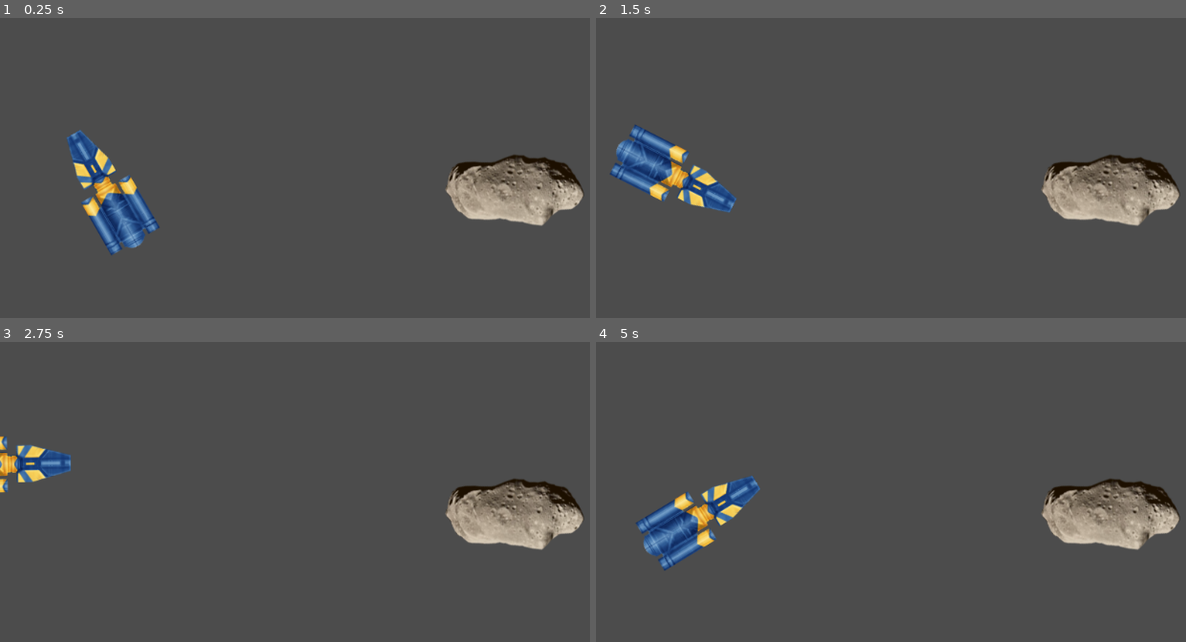
Above: before the commit, frames 1-4 (two rows, left to right).
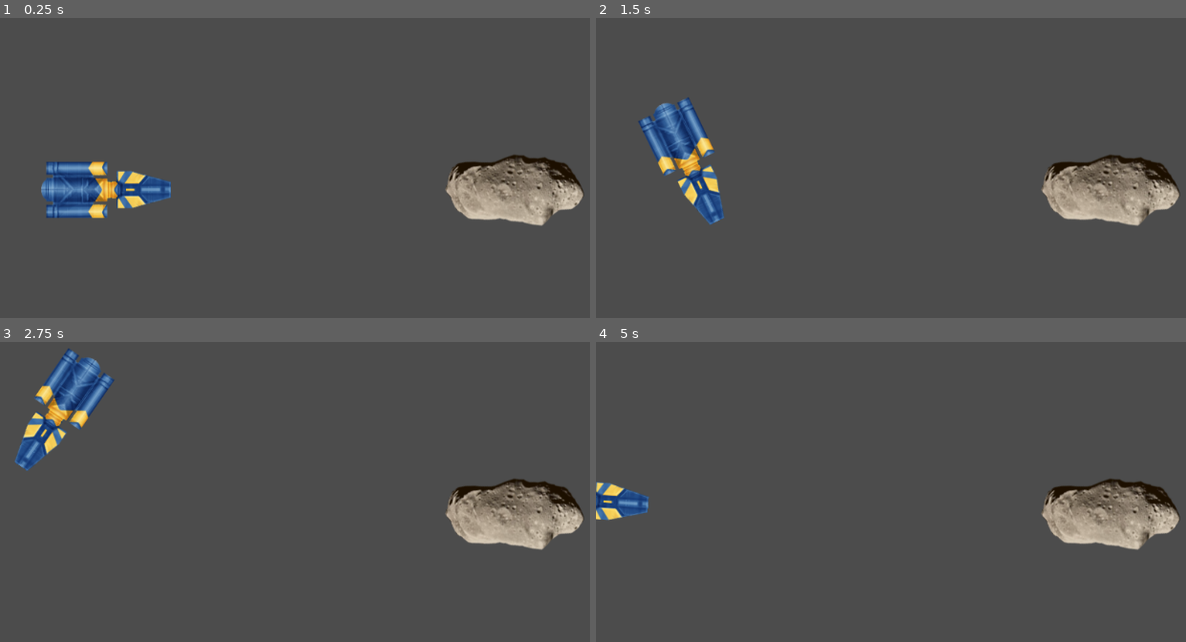
Above: after the commit, the same moments.

Repository: mroberti/raycasting
Game: Godot game, scene res://Scene_1.tscn
The game is run twice, just before and just after one commit, with the same random seed, the same clock (stepped at 60 frames per second) and the same inputs.
Inputs (mouse positions are in pixels of both pictures, inside the frame that each line leads up to):
- Up to frame 1 (0.25 s): no input
- Up to frame 2 (1.5 s): tap Enter at 0.5 s; move the mouse to (1144, 207) at 0.52 s; hold Right (ui_right) 0.53-1.28 s; move the mouse to (826, 252) at 1.27 s; hold Down (ui_down) from 1.28 s (still down)
- Up to frame 3 (2.75 s): move the mouse to (460, 456) at 2.02 s; release Down (ui_down) at 2.03 s; hold Right (ui_right) from 2.03 s (still down)
- Up to frame 4 (5 s): move the mouse to (outside the picture) at 2.77 s; release Right (ui_right) at 2.78 s; hold Up (ui_up) 2.78-3.53 s; move the mouse to (outside the picture) at 3.52 s; hold Left (ui_left) from 3.53 s (still down); move the mouse to (749, 486) at 4.27 s

The runs differ from the first frame. In frame 1, 4.5% of the frame differs, in the area x 6-29%, y 37-79%; in frame 2, 4.2%; in frame 3, 3.7%; in frame 4, 3.8%.

Commit message:
Added example from Node Player
Added 2D player object. Hope it works.

Diff:
--- a/Player.gd
+++ b/Player.gd
@@ -1,19 +1,30 @@
 extends KinematicBody2D
 
 export (int) var speed = 200
+export (float) var rotation_speed = 1.5
 
 var velocity = Vector2()
+var rotation_dir = 0
 
 func get_input():
-	look_at(get_global_mouse_position())
+	rotation_dir = 0
 	velocity = Vector2()
+	if Input.is_action_pressed("ui_right"):
+		rotation_dir += 1
+	if Input.is_action_pressed("ui_left"):
+		rotation_dir -= 1
 	if Input.is_action_pressed("ui_down"):
 		velocity = Vector2(-speed, 0).rotated(rotation)
 	if Input.is_action_pressed("ui_up"):
 		velocity = Vector2(speed, 0).rotated(rotation)
 
 func _physics_process(delta):
+	if $RayCast2D.is_colliding():
+		print("Colliding!",Time.get_time_string_from_system())
+		print($RayCast2D.get_collider().name)
+
 	get_input()
+	rotation += rotation_dir * rotation_speed * delta
 	velocity = move_and_slide(velocity)
 
-# Form https://docs.godotengine.org/en/3.2/tutorials/2d/2d_movement.html
+# Form https://docs.godotengine.org/en/3.5/tutorials/2d/2d_movement.html
--- /dev/null
+++ b/Player/Player.gd
@@ -0,0 +1,59 @@
+class_name Player
+extends KinematicBody2D
+
+export var speed := 1000.0
+export var drag := 4.0
+
+var _velocity := Vector2.ZERO
+
+onready var _weapon := get_node_or_null("Weapon")
+
+onready var _sprite := $Sprite
+onready var _animation_player := $AnimationPlayer
+
+onready var _flame_main := $Sprite/FlameMain
+onready var _flame_left := $Sprite/FlameLeft
+onready var _flame_right := $Sprite/FlameRight
+
+
+func _physics_process(_delta: float) -> void:
+	var direction := Vector2(Input.get_action_strength("ui_right") - Input.get_action_strength("ui_left"), Input.get_action_strength("ui_down") - Input.get_action_strength("ui_up")).normalized()
+
+	var desired_velocity := direction * speed
+	var steering := desired_velocity - _velocity
+	_velocity += steering / drag
+	_velocity = _velocity.clamped(speed)
+
+	_velocity = move_and_slide(_velocity, Vector2.UP, false, 4, PI / 4, false)
+
+	_sprite.rotation = _velocity.angle() + PI / 2
+	if _weapon:
+		_weapon.rotation = _sprite.rotation
+
+	# Updating flames
+	var speed_rate := _velocity.length() / speed
+
+	_flame_main.scale = Vector2.ONE * speed_rate
+	_flame_left.scale = Vector2.ONE * speed_rate * 0.35
+	_flame_right.scale = Vector2.ONE * speed_rate * 0.35
+
+
+func take_damage() -> void:
+	start_blink(false)
+
+
+func start_blink(loop := false) -> void:
+	_animation_player.get_animation("blink").set_loop(loop)
+	_animation_player.play("blink")
+
+
+func stop_blink():
+	_animation_player.stop()
+	_animation_player.seek(0, true)
+
+
+func change_weapon(new_weapon: Node2D) -> void:
+	if _weapon:
+		_weapon.queue_free()
+	_weapon = new_weapon
+	add_child(_weapon)
--- /dev/null
+++ b/Player/Player.tscn
@@ -0,0 +1,66 @@
+[gd_scene load_steps=6 format=2]
+
+[ext_resource path="res://common/Player/Player.gd" type="Script" id=1]
+[ext_resource path="res://common/Player/player.png" type="Texture" id=3]
+[ext_resource path="res://common/Player/flameA_yellow.png" type="Texture" id=4]
+
+[sub_resource type="CircleShape2D" id=1]
+radius = 29.1643
+
+[sub_resource type="Animation" id=2]
+resource_name = "blink"
+length = 0.5
+step = 0.05
+tracks/0/type = "value"
+tracks/0/path = NodePath(".:modulate")
+tracks/0/interp = 1
+tracks/0/loop_wrap = true
+tracks/0/imported = false
+tracks/0/enabled = true
+tracks/0/keys = {
+"times": PoolRealArray( 0, 0.05, 0.1, 0.15, 0.25, 0.35, 0.45 ),
+"transitions": PoolRealArray( 1, 1, 1, 1, 1, 1, 1 ),
+"update": 0,
+"values": [ Color( 1, 1, 1, 1 ), Color( 3, 1.4, 1.4, 1 ), Color( 1, 1, 1, 1 ), Color( 3, 1.4, 1.4, 1 ), Color( 1, 1, 1, 1 ), Color( 3, 1.4, 1.4, 1 ), Color( 1, 1, 1, 1 ) ]
+}
+
+[node name="Player" type="KinematicBody2D" groups=[
+"player",
+]]
+collision_mask = 4
+script = ExtResource( 1 )
+
+[node name="Sprite" type="Sprite" parent="."]
+rotation = 1.57079
+texture = ExtResource( 3 )
+
+[node name="FlameMain" type="Sprite" parent="Sprite"]
+show_behind_parent = true
+position = Vector2( -0.000351365, 56 )
+rotation = 4.05312e-06
+texture = ExtResource( 4 )
+offset = Vector2( 4.76837e-07, 40.5 )
+
+[node name="FlameLeft" type="Sprite" parent="Sprite"]
+show_behind_parent = true
+position = Vector2( -30.502, 53.3778 )
+rotation = 0.261799
+scale = Vector2( 0.5, 0.5 )
+texture = ExtResource( 4 )
+offset = Vector2( 4.76837e-07, 40.5 )
+
+[node name="FlameRight" type="Sprite" parent="Sprite"]
+show_behind_parent = true
+position = Vector2( 30.5014, 53.5654 )
+rotation = -0.261799
+scale = Vector2( 0.5, 0.5 )
+texture = ExtResource( 4 )
+offset = Vector2( 4.76837e-07, 40.5 )
+
+[node name="CollisionShape2D" type="CollisionShape2D" parent="."]
+visible = false
+rotation = 1.5708
+shape = SubResource( 1 )
+
+[node name="AnimationPlayer" type="AnimationPlayer" parent="."]
+anims/blink = SubResource( 2 )
--- /dev/null
+++ b/Player/RigidPlayer2D.gd
@@ -0,0 +1,45 @@
+class_name RigidPlayer2D
+extends RigidBody2D
+
+export var move_force_amplitude := 6000.0
+
+onready var _sprite := $Sprite
+onready var _animation_player := $AnimationPlayer
+onready var _weapon := get_node_or_null("Weapon")  # player doesn't always have a weapon
+
+onready var _flame_main := $Sprite/FlameMain
+onready var _flame_left := $Sprite/FlameLeft
+onready var _flame_right := $Sprite/FlameRight
+
+
+func _physics_process(delta: float) -> void:
+	var direction := Vector2(
+		Input.get_action_strength("move_right") - Input.get_action_strength("move_left"),
+		Input.get_action_strength("move_down") - Input.get_action_strength("move_up")
+	).normalized()
+	applied_force = direction * move_force_amplitude
+
+	_sprite.rotation = linear_velocity.angle() + PI / 2
+	if _weapon:
+		_weapon.rotation = _sprite.rotation
+
+	# Updating flames
+	var speed_rate := linear_velocity.length() / 1000.0
+
+	_flame_main.scale = Vector2.ONE * speed_rate
+	_flame_left.scale = Vector2.ONE * speed_rate * 0.35
+	_flame_right.scale = Vector2.ONE * speed_rate * 0.35
+
+
+func take_damage() -> void:
+	start_blink(false)
+
+
+func start_blink(loop := false) -> void:
+	_animation_player.get_animation("blink").set_loop(loop)
+	_animation_player.play("blink")
+
+
+func stop_blink():
+	_animation_player.stop()
+	_animation_player.seek(0, true)
--- /dev/null
+++ b/Player/RigidPlayer2D.tscn
@@ -0,0 +1,70 @@
+[gd_scene load_steps=6 format=2]
+
+[ext_resource path="res://common/Player/RigidPlayer2D.gd" type="Script" id=1]
+[ext_resource path="res://common/Player/player.png" type="Texture" id=3]
+[ext_resource path="res://common/Player/flameA_yellow.png" type="Texture" id=4]
+
+[sub_resource type="CircleShape2D" id=1]
+radius = 29.1643
+
+[sub_resource type="Animation" id=2]
+resource_name = "blink"
+length = 0.5
+step = 0.05
+tracks/0/type = "value"
+tracks/0/path = NodePath(".:modulate")
+tracks/0/interp = 1
+tracks/0/loop_wrap = true
+tracks/0/imported = false
+tracks/0/enabled = true
+tracks/0/keys = {
+"times": PoolRealArray( 0, 0.05, 0.1, 0.15, 0.25, 0.35, 0.45 ),
+"transitions": PoolRealArray( 1, 1, 1, 1, 1, 1, 1 ),
+"update": 0,
+"values": [ Color( 1, 1, 1, 1 ), Color( 3, 1.4, 1.4, 1 ), Color( 1, 1, 1, 1 ), Color( 3, 1.4, 1.4, 1 ), Color( 1, 1, 1, 1 ), Color( 3, 1.4, 1.4, 1 ), Color( 1, 1, 1, 1 ) ]
+}
+
+[node name="RigidPlayer2D" type="RigidBody2D" groups=[
+"player",
+]]
+collision_mask = 4
+mode = 2
+linear_damp = 7.0
+script = ExtResource( 1 )
+
+[node name="CollisionShape2D" type="CollisionShape2D" parent="." groups=[
+"Collision",
+"Draw",
+]]
+rotation = 1.5708
+shape = SubResource( 1 )
+
+[node name="Sprite" type="Sprite" parent="."]
+rotation = 1.57079
+texture = ExtResource( 3 )
+
+[node name="FlameMain" type="Sprite" parent="Sprite"]
+show_behind_parent = true
+position = Vector2( -0.000351365, 56 )
+rotation = 4.05312e-06
+texture = ExtResource( 4 )
+offset = Vector2( 4.76837e-07, 40.5 )
+
+[node name="FlameLeft" type="Sprite" parent="Sprite"]
+show_behind_parent = true
+position = Vector2( -30.502, 53.3778 )
+rotation = 0.261799
+scale = Vector2( 0.5, 0.5 )
+texture = ExtResource( 4 )
+offset = Vector2( 4.76837e-07, 40.5 )
+
+[node name="FlameRight" type="Sprite" parent="Sprite"]
+show_behind_parent = true
+position = Vector2( 30.5014, 53.5654 )
+rotation = -0.261799
+scale = Vector2( 0.5, 0.5 )
+texture = ExtResource( 4 )
+offset = Vector2( 4.76837e-07, 40.5 )
+
+[node name="AnimationPlayer" type="AnimationPlayer" parent="."]
+anims/blink = SubResource( 2 )
--- /dev/null
+++ b/Player/SpritePlayer.tscn
@@ -0,0 +1,33 @@
+[gd_scene load_steps=3 format=2]
+
+[ext_resource path="res://common/Player/player.png" type="Texture" id=1]
+[ext_resource path="res://common/Player/flameA_yellow.png" type="Texture" id=2]
+
+[node name="SpritePlayer" type="Sprite" groups=[
+"player",
+]]
+rotation = 1.57079
+texture = ExtResource( 1 )
+
+[node name="FlameMain" type="Sprite" parent="."]
+show_behind_parent = true
+position = Vector2( -0.000351365, 56 )
+rotation = 4.05312e-06
+texture = ExtResource( 2 )
+offset = Vector2( 4.76837e-07, 40.5 )
+
+[node name="FlameLeft" type="Sprite" parent="."]
+show_behind_parent = true
+position = Vector2( -30.502, 53.3778 )
+rotation = 0.261799
+scale = Vector2( 0.5, 0.5 )
+texture = ExtResource( 2 )
+offset = Vector2( 4.76837e-07, 40.5 )
+
+[node name="FlameRight" type="Sprite" parent="."]
+show_behind_parent = true
+position = Vector2( 30.5014, 53.5654 )
+rotation = -0.261799
+scale = Vector2( 0.5, 0.5 )
+texture = ExtResource( 2 )
+offset = Vector2( 4.76837e-07, 40.5 )
Binary file added: Player/flameA_yellow.png
Not shown, added: Player/flameA_yellow.png.import
Binary file added: Player/player.png
Not shown, added: Player/player.png.import
